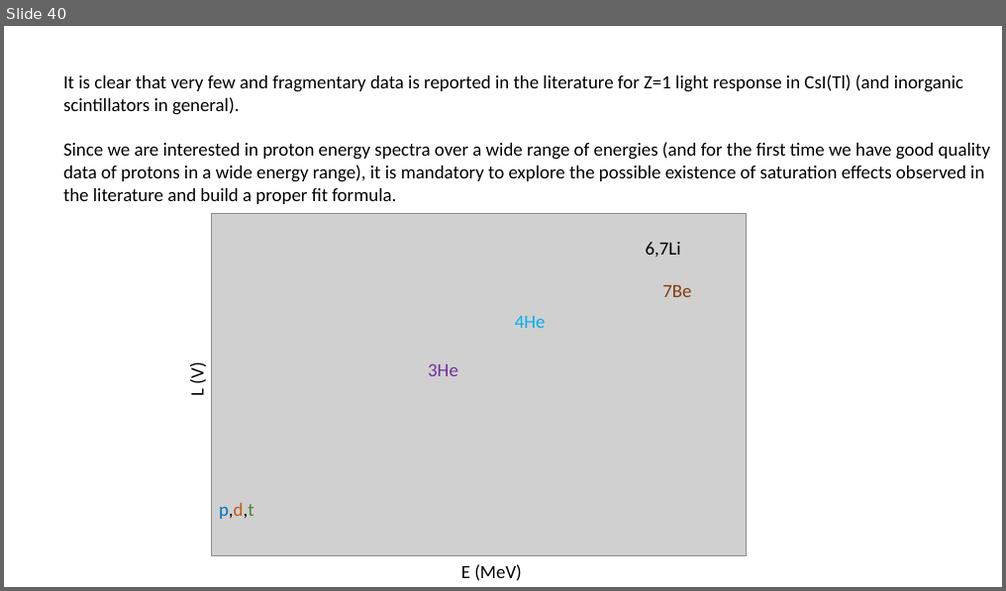
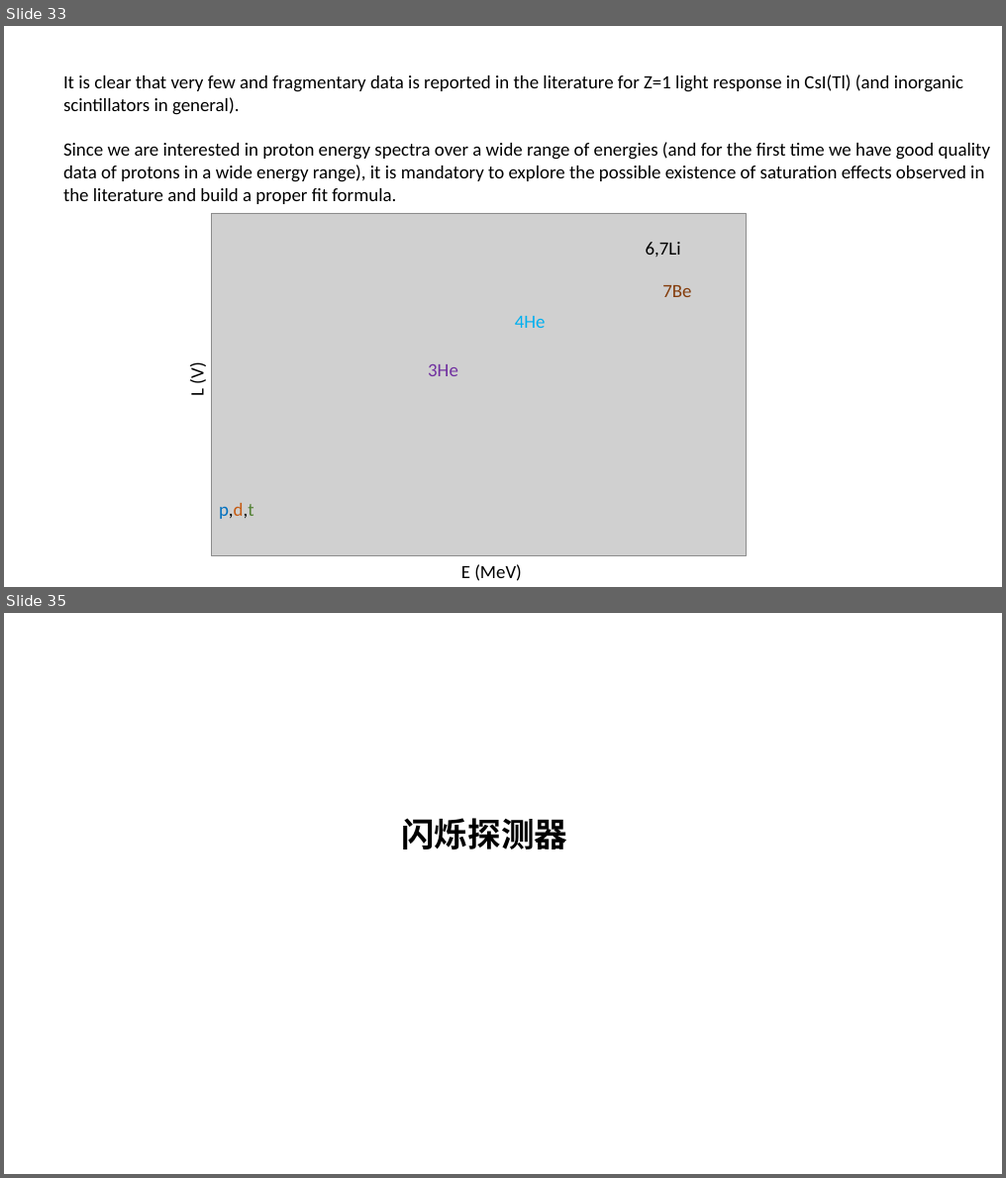
Before and after one commit to gfh16/StudyNotes, a slide deck: 03DE-E-Detector.pptx. Shown one above the other, each under a label of ours: slide 40 before the commit, slides 33 and 35 after it; the slides between them are not shown. The pictures are 1006x591 and 1006x1178 pixels, drawn with LibreOffice and Linux fonts; fonts in the diff are those of the drawing; grey boxes stand for pictures. Boxes give left, top, right and bottom in pixels: in the first picture for what was removed or moved away, otherwise in the second. Text is boxed around its words. In the diff, an @@ line names an element or a change of style, - is before the commit and + after.

```diff
--- a/03DE-E-Detector.pptx
+++ b/03DE-E-Detector.pptx
@@ slide 35 added at <box>4,613,1002,1174</box>, background #FFFFFF @@
@@ text added at <box>401,818,567,850</box>, 32 pt, text #000000, bold @@
+闪烁探测器
@@ what was slide 40 is now slide 33 @@
```
Also in this commit, not shown: 3 slides changed, 5 other slides added, 3 slides removed, 1 other file.
